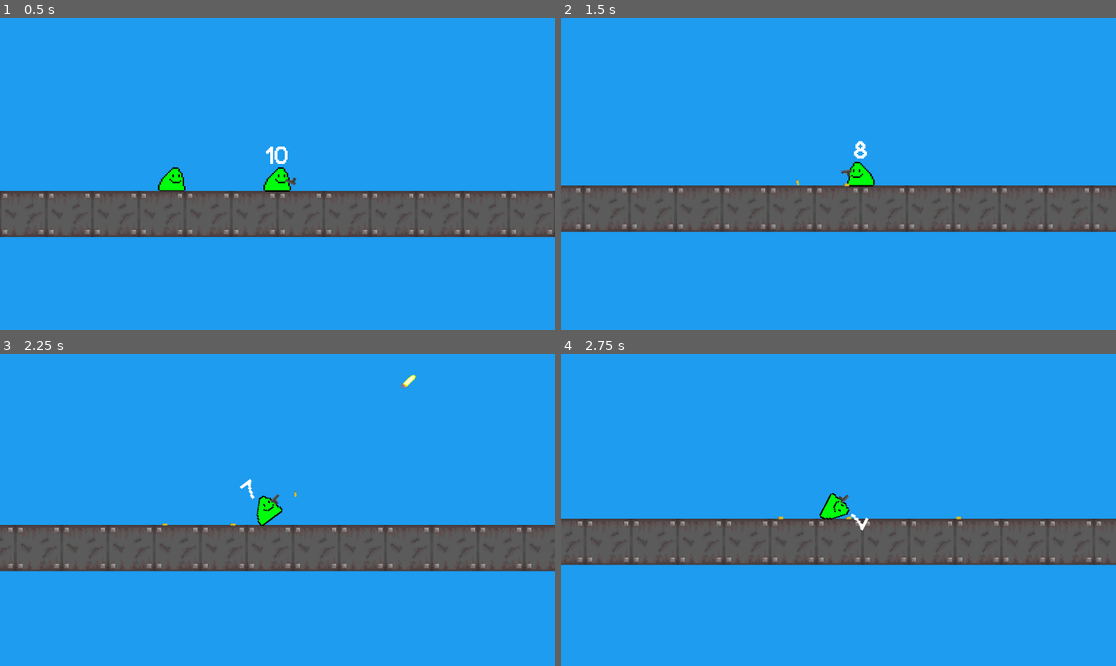
Above: before the commit, frames 1-4 (two rows, left to right).
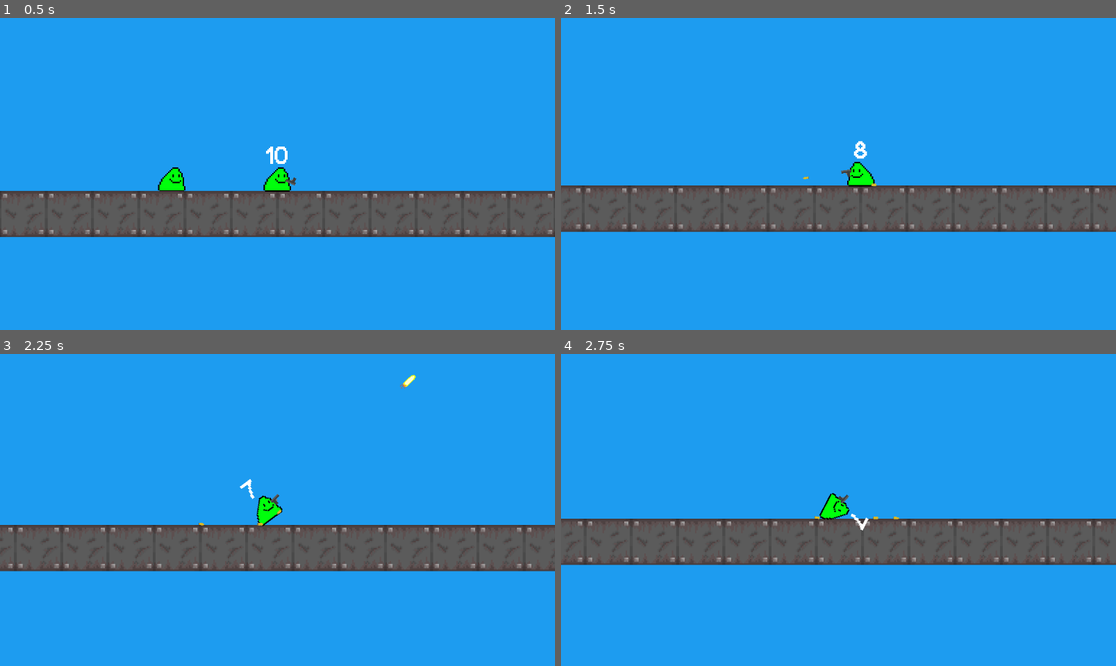
Above: after the commit, the same moments.

Repository: a0fefd/blobs-with-guns-remastered
Game: Godot game, scene res://scenes/levels/world.tscn
Same seed, same stepped clock (60 frames per second), same inputs: the game is played once before the commit and once after it.
Inputs (mouse positions are in pixels of both pictures, inside the frame that each line leads up to):
- Up to frame 1 (0.5 s): no input
- Up to frame 2 (1.5 s): move the mouse to (960, 158) at 0.52 s; click (960, 158) at 0.6 s; move the mouse to (727, 189) at 1.27 s; click (727, 189) at 1.35 s
- Up to frame 3 (2.25 s): move the mouse to (333, 441) at 2.02 s; click (333, 441) at 2.1 s
- Up to frame 4 (2.75 s): no input

Frame 1 is identical in both runs. In frame 2, less than 0.1% of the frame differs, in the area x 42-57%, y 50-54%; in frame 3, less than 0.1%; in frame 4, less than 0.1%, in the area x 39-73%, y 51-54%.

Commit message:
Update gun.gd
facing is no longer exported or set every frame. Also, the comparison in eject_shell() is now direct and compares the entire vector not just the x component.

Diff:
--- a/scripts/gun.gd
+++ b/scripts/gun.gd
@@ -9,7 +9,6 @@
 @export var mag_size: int = 10
 @export var eject_force := Vector2(0, -10000)
 @export var rounds_per_second: int = 10
-@export var facing := Vector2.RIGHT # Set to Vector2.DIR
 @export var shell: PackedScene = preload("res://scenes/guns/shell.tscn")
 @export var bullet: PackedScene = preload("res://scenes/guns/bullet.tscn")
 
@@ -17,6 +16,7 @@
 var can_shoot := true
 var reloading := false
 var ammo_in_mag: int = mag_size
+var facing: Vector2
 
 @onready var animation_player: AnimationPlayer = get_node("AnimationPlayer")
 @onready var shell_pos: Node2D = get_node("Sprite2D/ShellPos")
@@ -37,17 +37,17 @@
 
 	look_at(get_global_mouse_position())
 
-	facing = get_parent().scale
-
 
 func eject_shell():
 	var shell_inst = shell.instantiate()
 	world.add_child(shell_inst)
 	shell_inst.global_transform = shell_pos.global_transform
 
-	if facing.x == Vector2.RIGHT.x:
+	facing = get_parent().scale
+
+	if facing == Vector2.RIGHT:
 		shell_inst.apply_force(eject_force.rotated(global_rotation), Vector2(shell_spin, 0).rotated(global_rotation))
-	elif facing.x == Vector2.LEFT.x:
+	elif facing == Vector2.LEFT:
 		shell_inst.apply_force(eject_force.rotated(-global_rotation), Vector2(shell_spin, 0).rotated(-global_rotation))
 
 
